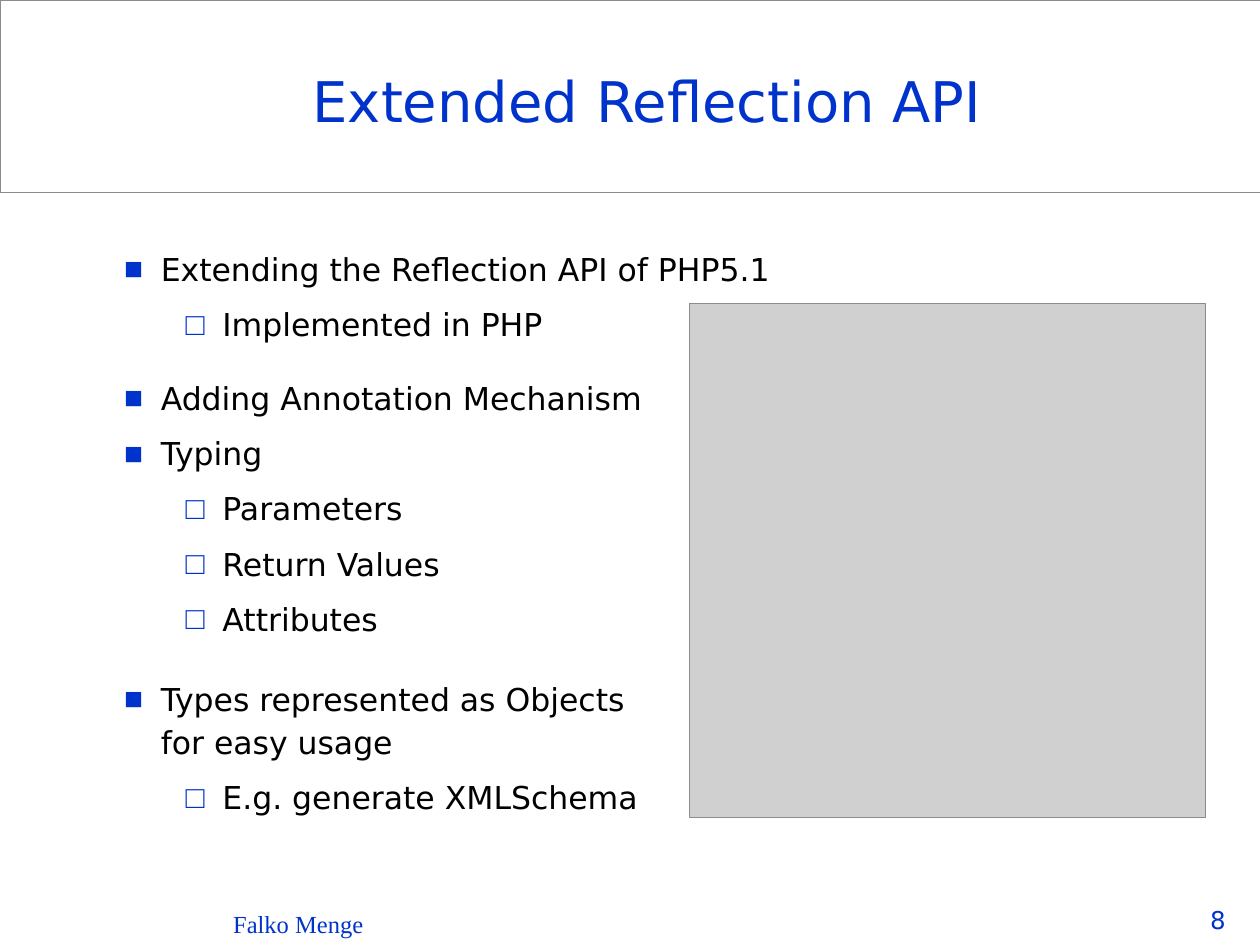
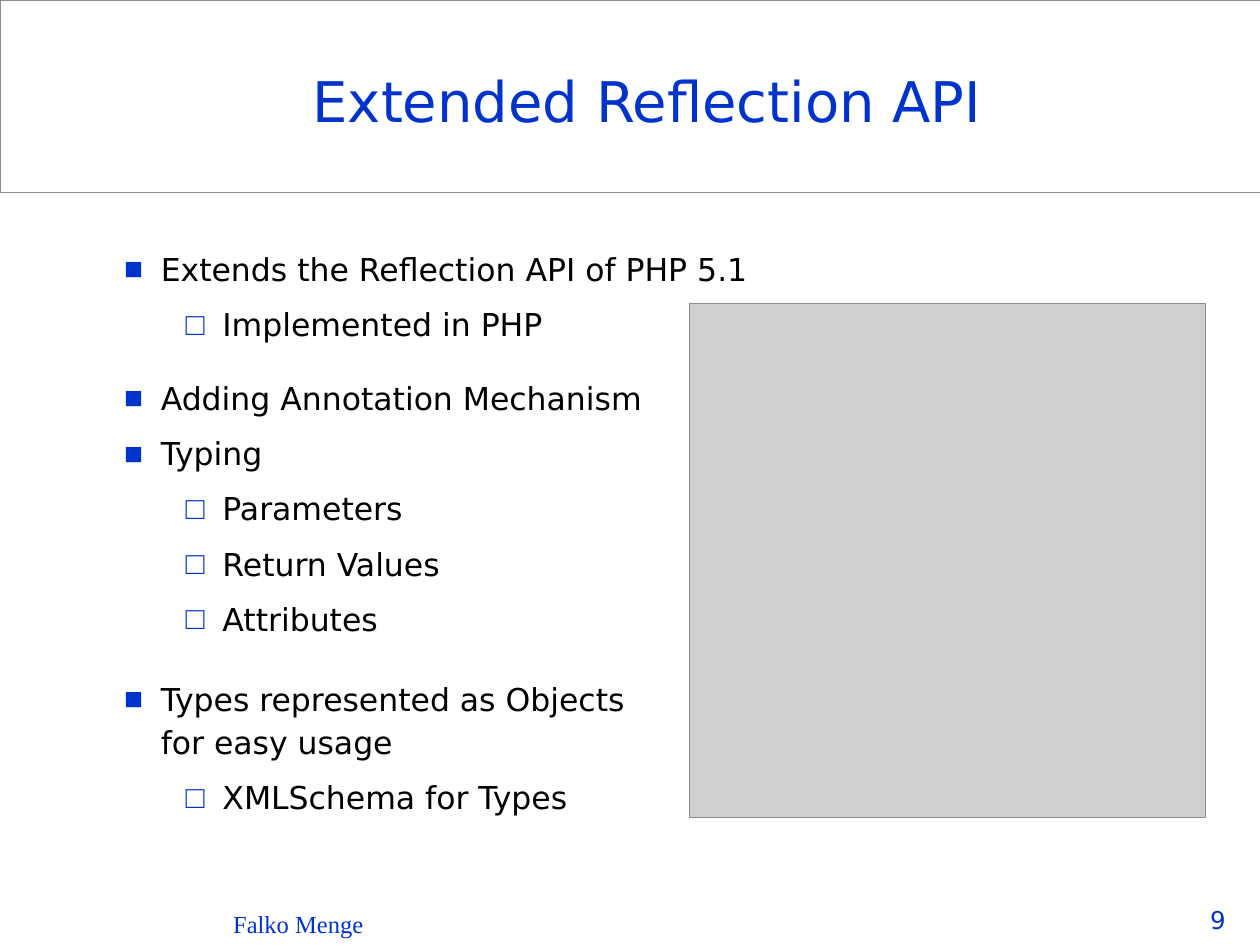
Before and after one commit to Seb35/InstantSVC, a slide deck: slide 9 of doc/presentations/InstantSVC - The PHP Web Service Builder.ppt (slide 8 before the commit). Drawn at 1260x945 pixels with LibreOffice and Linux fonts; fonts in the diff are those of the drawing; grey boxes stand for pictures; background and template pictures are left out. Boxes give left, top, right and bottom in pixels: in the first picture for what was removed or moved away, otherwise in the second. Text is boxed around its words. In the diff, an @@ line names an element or a change of style, - is before the commit and + after.

```diff
--- a/doc/presentations/InstantSVC - The PHP Web Service Builder.ppt
+++ b/doc/presentations/InstantSVC - The PHP Web Service Builder.ppt
@@ text at [161,257,747,282]: text changed @@
-  ■ Extending the Reflection API of PHP5.1
+  ■ Extends the Reflection API of PHP 5.1
@@ text at [222,785,567,816]: text changed @@
-    □ E.g. generate XMLSchema
+    □ XMLSchema for Types
@@ page number at [1210,910,1226,930]: text changed @@
-8
+9
```
Also in this commit, not shown: 21 other slides changed, 8 slides added.
